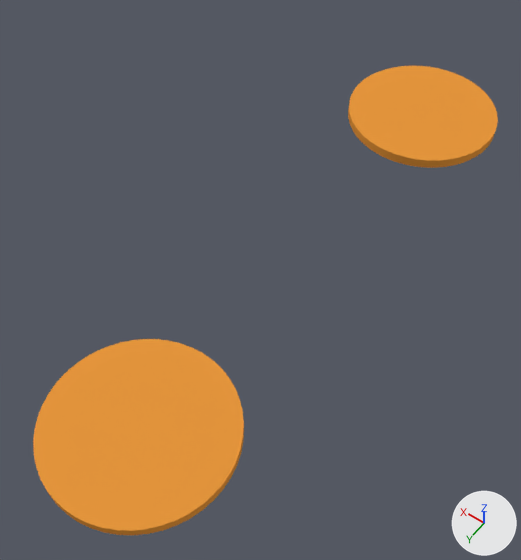
One commit to the Blender file assets/colon.blend: the scene before it, then after it.
The view is the same before and after, from a 50 mm lens placed at (-0.736, 0.898, 1.034), pointed at (-0.229, 0.189, -0.081). Every picture has the same lights, and +X, +Y and +Z are marked at lower right. Text is drawn in Blender's own font.

In view in the first picture: 'Text'.
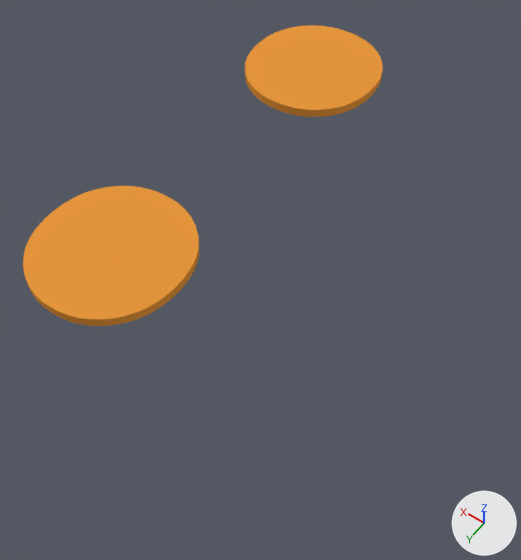
Location of each change, (x1, y1, x2, y2) in pixels of the pictures (521 x 560 px):
'Text', reshaped (23% narrower, 36% shorter)
    before: (33, 66, 498, 535)
    after: (23, 25, 383, 326)

What changed in the scene script:
```text
Add me_cutext:
    me_cutext.from_pydata(...)  # 768 vertices, 568 faces; spans x -0.035..0.035, y -0.113..0.113, z -0.01..0.01
    me_cutext.materials.append(mat_material_001)  # orange #e7973d
Change ob_text:
    ob_text: bpy.data.objects.new('Text', txt_text) -> bpy.data.objects.new('Text', me_cutext)
```
